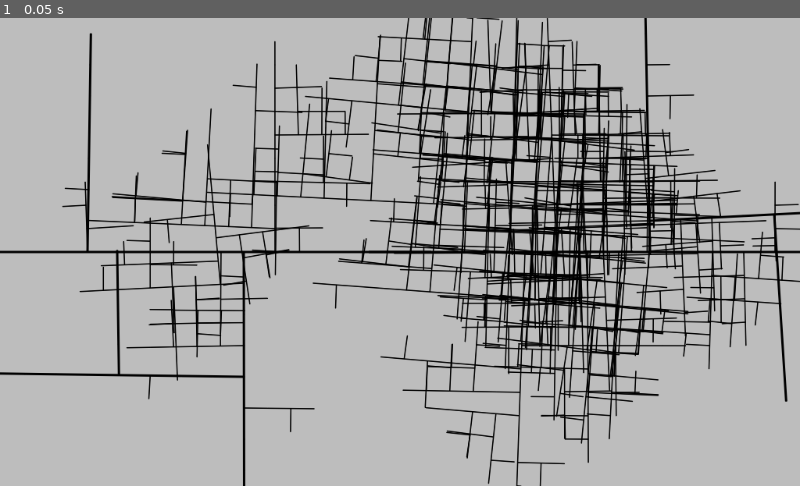
Above: before the commit, frame 1.
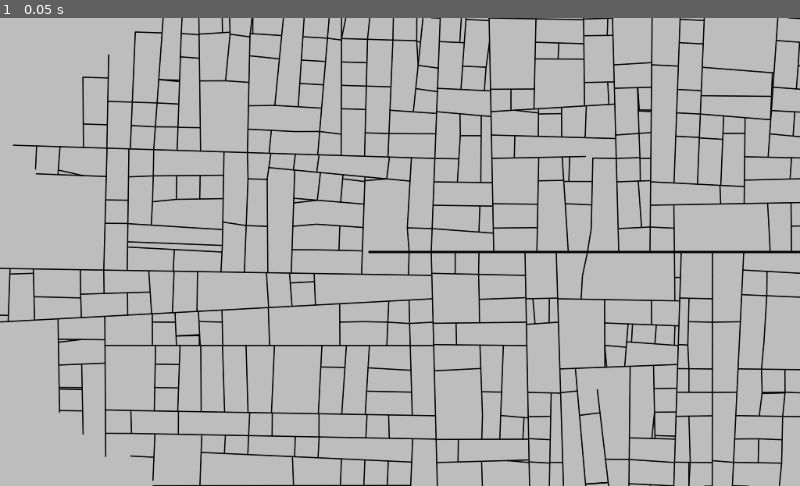
Above: after the commit, the same moment.

Repository: t-mw/citygen-godot
Game: Godot game, scene res://main.tscn
Same seed, same stepped clock (60 frames per second), same inputs: the game is played once before the commit and once after it.
Inputs:
- Up to frame 1 (0.05 s): no input

The runs differ from the first frame. In frame 1, 26% of the frame differs, in the area x 0-100%, y 0-100%.

Commit message:
Add local constraints

Diff:
--- a/citygen.gd
+++ b/citygen.gd
@@ -2,20 +2,23 @@
 
 # TODO: remove r?
 # TODO: use quadtree?
-# TODO: cross product necessary in Segment.direction_get?
-
-const BRANCH_ANGLE_DEVIATION := 3.0
-const STRAIGHT_ANGLE_DEVIATION := 15.0
-const DEFAULT_SEGMENT_WIDTH := 5
-const HIGHWAY_SEGMENT_WIDTH := 20
-const DEFAULT_SEGMENT_LENGTH := 300
-const HIGHWAY_SEGMENT_LENGTH := 400
+# TODO: cross product necessary in Segment.get_direction?
+# TODO: replace angle_between with godot function
+
+const BRANCH_ANGLE_DEVIATION := 3.0 # degrees
+const STRAIGHT_ANGLE_DEVIATION := 15.0 # degrees
+const MINIMUM_INTERSECTION_DEVIATION := 30 # degrees
+const DEFAULT_SEGMENT_WIDTH := 5 # pixels
+const HIGHWAY_SEGMENT_WIDTH := 20 # pixels
+const DEFAULT_SEGMENT_LENGTH := 300 # world units
+const HIGHWAY_SEGMENT_LENGTH := 400 # world units
 const DEFAULT_BRANCH_PROBABILITY := 0.4
 const HIGHWAY_BRANCH_PROBABILITY := 0.05
 const HIGHWAY_BRANCH_POPULATION_THRESHOLD := 0.1
 const NORMAL_BRANCH_POPULATION_THRESHOLD := 0.1
 const NORMAL_BRANCH_TIME_DELAY_FROM_HIGHWAY := 5
 const SEGMENT_COUNT_LIMIT := 2000
+const ROAD_SNAP_DISTANCE := 50
 
 func random_branch_angle() -> float:
     return Math.random_angle(BRANCH_ANGLE_DEVIATION)
@@ -53,7 +56,7 @@
 
     var opposite_direction := root_segment.clone()
     var new_end := Vector2(root_segment.r_start.x - HIGHWAY_SEGMENT_LENGTH, opposite_direction.r_end.y);
-    opposite_direction.set_r_end(new_end)
+    opposite_direction.r_end = new_end
     opposite_direction.links_b.append(root_segment)
     root_segment.links_b.append(opposite_direction)
     priority_q.append(root_segment)
@@ -83,7 +86,112 @@
     return segments
 
 func local_constraints(segment: Segment, segments: Array) -> bool:
+    var action = null
+    var action_priority = 0
+    var previous_intersection_distance_squared = null
+    var matches := segments # TODO: filter potential colliders with quadtree
+    for other in matches:
+        if segment == other:
+            continue
+
+        # intersection check
+        if action_priority <= 4:
+            var intersection = segment.intersection_with(other)
+            if intersection != null:
+                var intersection_distance_squared := segment.r_start.distance_squared_to(intersection)
+                if previous_intersection_distance_squared == null || intersection_distance_squared < previous_intersection_distance_squared:
+                    previous_intersection_distance_squared = intersection_distance_squared
+                    action_priority = 4
+                    action = LocalConstraintsIntersectionAction.new(other, intersection)
+
+        # snap to crossing within radius check
+        if action_priority <= 3:
+            # current segment's start must have been checked to have been created.
+            # other segment's start must have a corresponding end.
+            if segment.r_end.distance_squared_to(other.r_end) <= ROAD_SNAP_DISTANCE * ROAD_SNAP_DISTANCE:
+                action_priority = 3
+                action = LocalConstraintsSnapAction.new(other, other.r_end)
+
+        # intersection within radius check
+        if action_priority <= 2:
+            if Math.is_point_in_segment_range(segment.r_end, other.r_start, other.r_end):
+                var intersection := Geometry.get_closest_point_to_segment_2d(segment.r_end, other.r_start, other.r_end)
+                var distance_squared := segment.r_end.distance_squared_to(intersection)
+                if distance_squared < ROAD_SNAP_DISTANCE * ROAD_SNAP_DISTANCE:
+                    action_priority = 2
+                    action = LocalConstraintsIntersectionRadiusAction.new(other, intersection)
+
+    if action != null:
+        return action.apply(segment, segments)
+
     return true
+
+class LocalConstraintsIntersectionAction:
+    var other: Segment
+    var intersection: Vector2
+
+    func _init(_other: Segment, _intersection: Vector2):
+        self.other = _other
+        self.intersection = _intersection
+
+    func apply(segment: Segment, segments: Array) -> bool:
+        # if intersecting lines are too similar don't continue
+        if Math.min_degree_difference(self.other.direction, segment.direction) < MINIMUM_INTERSECTION_DEVIATION:
+            return false
+        self.other.split(self.intersection, segment, segments)
+        segment.r_end = self.intersection
+        segment.metadata.severed = true
+        return true
+
+class LocalConstraintsSnapAction:
+    var other: Segment
+    var point: Vector2
+
+    func _init(_other: Segment, _point: Vector2):
+        self.other = _other
+        self.point = _point
+
+    func apply(segment: Segment, segments: Array) -> bool:
+        segment.r_end = self.point
+        segment.metadata.severed = true
+
+        # update links of other segment corresponding to other.r_end
+        var links := self.other.links_f if self.other.start_is_backwards() else self.other.links_b
+
+        # check for duplicate lines, don't add if it exists
+        for link in links:
+            if ((link.r_start.is_equal_approx(segment.r_end) && link.r_end.is_equal_approx(segment.r_start)) ||
+                (link.r_start.is_equal_approx(segment.r_start) && link.r_end.is_equal_approx(segment.r_end))):
+                return false
+
+        for link in links:
+            # pick links of remaining segments at junction corresponding to other.r_end
+            link.links_for_end_containing(self.other).append(segment)
+            # add junction segments to snapped segment
+            segment.links_f.append(link)
+
+        links.append(segment)
+        segment.links_f.append(self.other)
+
+        return true
+
+
+class LocalConstraintsIntersectionRadiusAction:
+    var other: Segment
+    var intersection: Vector2
+
+    func _init(_other: Segment, _intersection: Vector2):
+        self.other = _other
+        self.intersection = _intersection
+
+    func apply(segment: Segment, segments: Array) -> bool:
+        segment.r_end = self.intersection
+        segment.metadata.severed = true
+        # if intersecting lines are too similar don't continue
+        if Math.min_degree_difference(self.other.direction, segment.direction) < MINIMUM_INTERSECTION_DEVIATION:
+            return false
+        self.other.split(self.intersection, segment, segments)
+        return true
 
 func global_goals_generate(previous_segment: Segment) -> Array:
     var new_branches = []
@@ -204,8 +312,61 @@
         var new_end := Vector2(_start.x + _length * sin(deg2rad(_direction)), _start.y + _length * cos(deg2rad(_direction)))
         return Segment.new(_start, new_end, _t, _metadata)
 
+    func start_is_backwards() -> bool:
+        if len(self.links_b) > 0:
+            return self.links_b[0].r_start.is_equal_approx(self.r_start) || self.links_b[0].r_end.is_equal_approx(self.r_start)
+        elif len(self.links_f) > 0:
+            return self.links_f[0].r_start.is_equal_approx(self.r_end) || self.links_f[0].r_end.is_equal_approx(self.r_end)
+        else:
+            return false
+
     func intersection_with(other: Segment):
-        return Geometry.segment_intersects_segment_2d(self.r_start, self.r_end, other.r_start, other.r_end)
+        var point = Geometry.segment_intersects_segment_2d(self.r_start, self.r_end, other.r_start, other.r_end)
+        if point == null:
+            return null
+        # ignore intersections at segment ends since these are not useful
+        if (point.is_equal_approx(self.r_start) || point.is_equal_approx(self.r_end) ||
+            point.is_equal_approx(other.r_start) || point.is_equal_approx(other.r_end)):
+            return null
+        return point
+
+    func split(point: Vector2, segment: Segment, segments: Array):
+        var start_is_backwards: = self.start_is_backwards()
+        var split_part: = self.clone()
+        segments.append(split_part)
+        split_part.set_r_end(point)
+        self.set_r_start(point)
+
+        # links are not copied using clone - copy link array for the split part, keeping references the same
+        split_part.links_b = self.links_b.duplicate(false)
+        split_part.links_f = self.links_f.duplicate(false)
+
+        # work out which links correspond to which end of the split segment
+        var first_split: Segment
+        var second_split: Segment
+        var fix_links: Array
+        if start_is_backwards:
+            first_split = split_part
+            second_split = self
+            fix_links = split_part.links_b
+        else:
+            first_split = self
+            second_split = split_part
+            fix_links = split_part.links_f
+
+        for link in fix_links:
+            var index = link.links_b.find(self)
+            if index != -1:
+                link.links_b[index] = split_part
+            else:
+                index = link.links_f.find(self)
+                link.links_f[index] = split_part
+
+        first_split.links_f = [segment, second_split]
+        second_split.links_b = [segment, first_split]
+
+        segment.links_f.append(first_split)
+        segment.links_f.append(second_split)
 
     func links_for_end_containing(segment: Segment):
         if self.links_b.has(segment):
@@ -250,3 +411,12 @@
     static func angle_between(v1: Vector2, v2: Vector2) -> float:
         var angle_rad = acos((v1.x * v2.x + v1.y * v2.y) / (v1.length() * v2.length()))
         return rad2deg(angle_rad)
+
+    static func min_degree_difference(d1: float, d2: float) -> float:
+        var diff := fmod(abs(d1 - d2), 180)
+        return min(diff, abs(diff - 180))
+
+    static func is_point_in_segment_range(point: Vector2, segment_start: Vector2, segment_end: Vector2) -> bool:
+        var vec := segment_end - segment_start
+        var dot := (point - segment_start).dot(vec)
+        return dot >= 0 && dot <= vec.length_squared()
